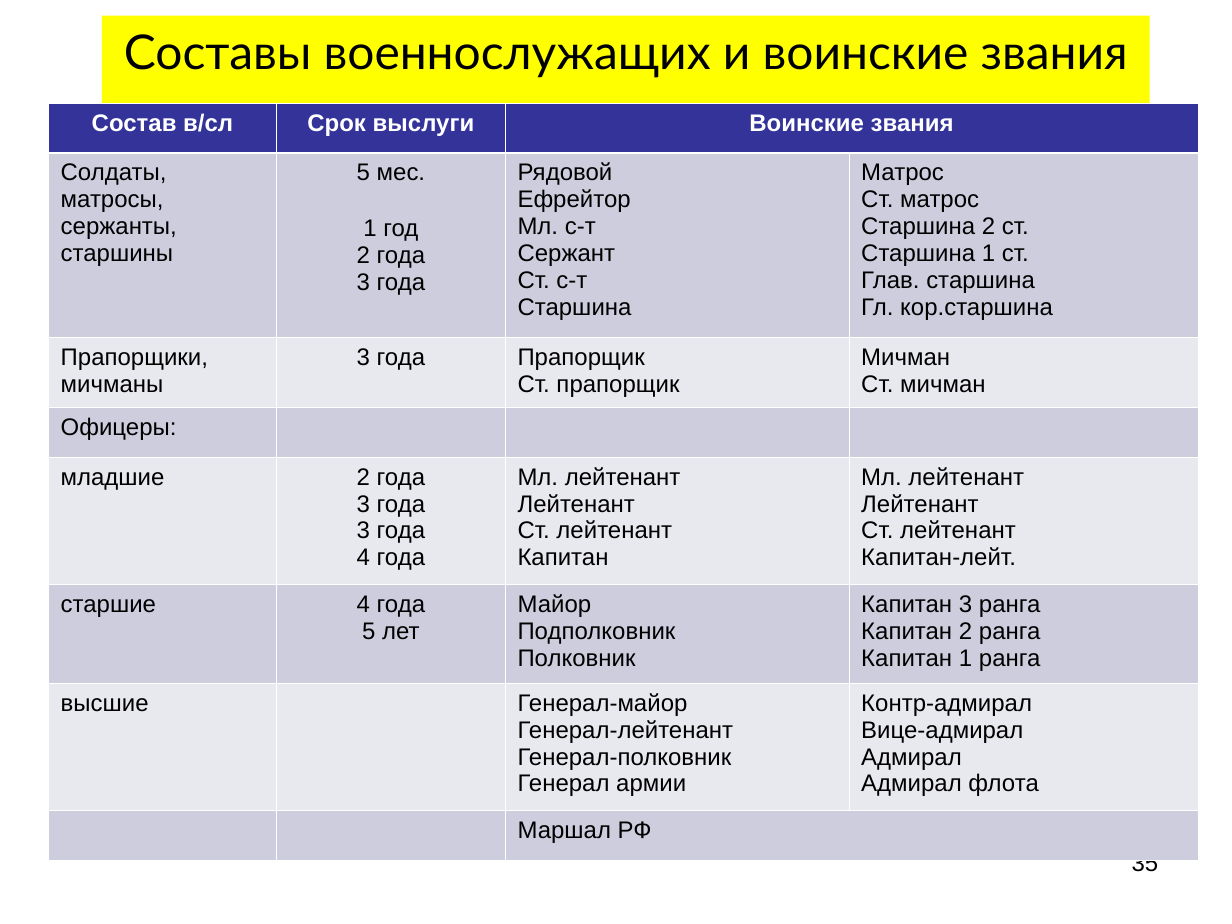
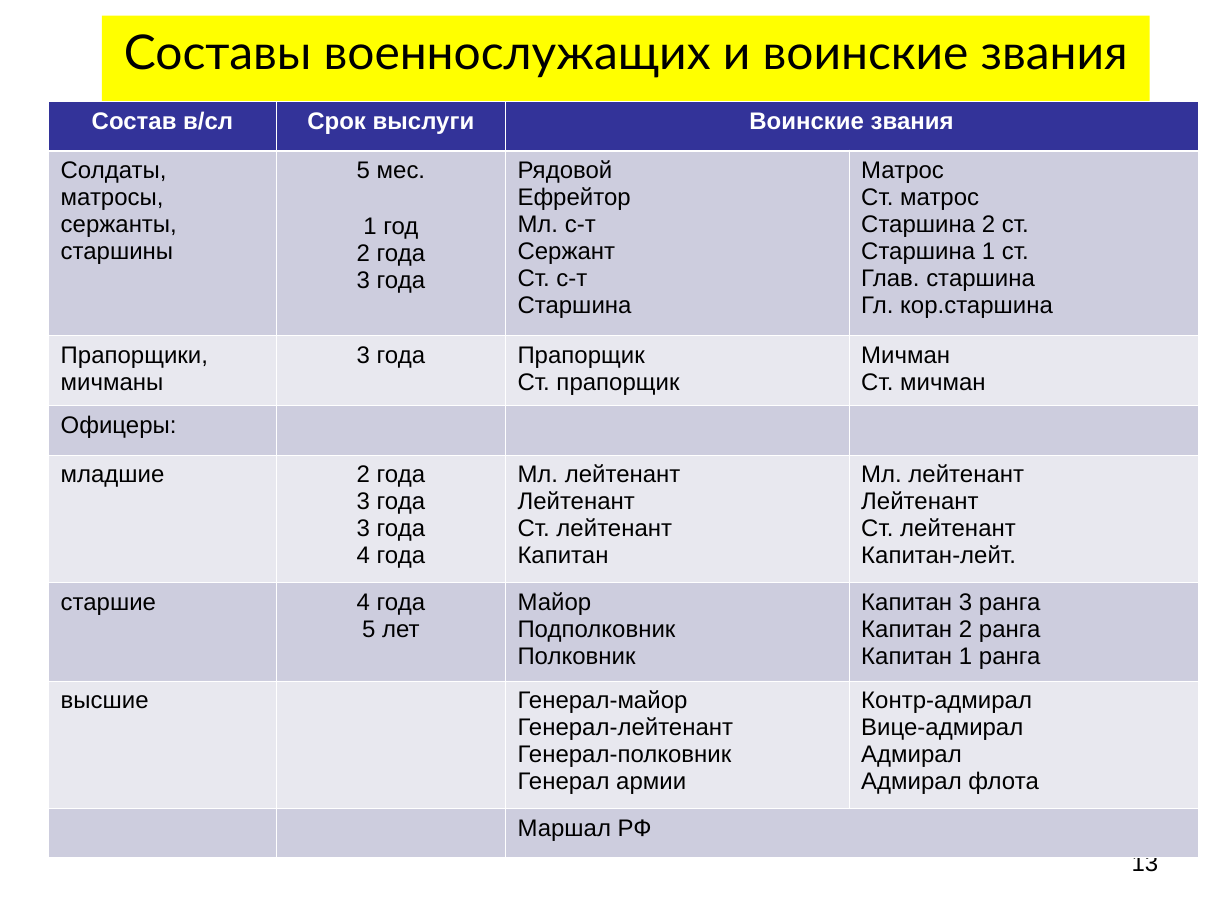
Before and after one commit to shahzod20000901/Storage, a slide deck: slide 13 of Правоведение/Комплект 6.ppt (slide 35 before the commit). Drawn at 1232x924 pixels with LibreOffice and Linux fonts; fonts in the diff are those of the drawing. Boxes give left, top, right and bottom in pixels: in the first picture for what was removed or moved away, otherwise in the second. Text is boxed around its words. In the diff, an @@ line names an element or a change of style, - is before the commit and + after.

```diff
--- a/Правоведение/Комплект 6.ppt
+++ b/Правоведение/Комплект 6.ppt
@@ table: place and size @@
-table at box(48, 103, 1198, 861)
+table at box(48, 101, 1198, 850)
@@ page number at box(1132, 852, 1159, 872): text changed @@
-35
+13
```
Also in this commit, not shown: 4 other slides changed, 5 slides added, 27 slides removed, 5 other files.
